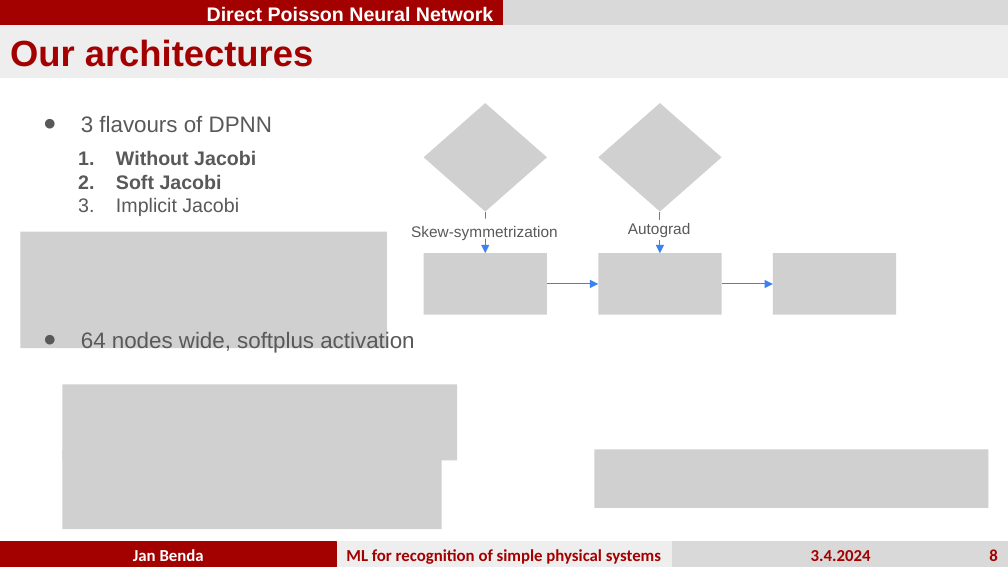
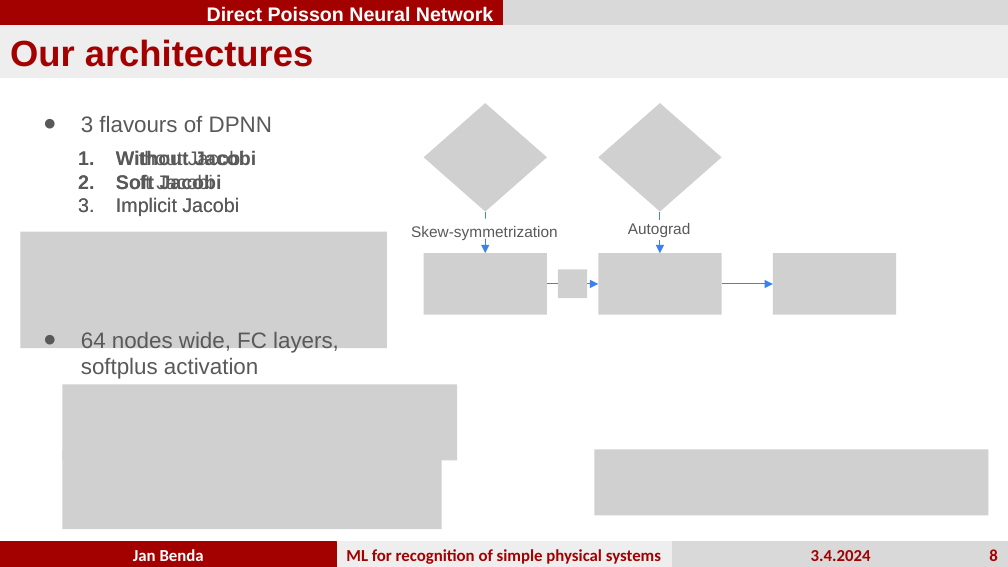
Before and after one commit to JanBenda123/direct-Poisson-neural-networks, a slide deck: slide 8 of Prezentace_na_obhajobu.pptx. Drawn at 1008x567 pixels with LibreOffice and Linux fonts; fonts in the diff are those of the drawing; grey boxes stand for pictures. Boxes give left, top, right and bottom in pixels: in the first picture for what was removed or moved away, otherwise in the second. Text is boxed around its words. In the diff, an @@ line names an element or a change of style, - is before the commit and + after.

```diff
--- a/Prezentace_na_obhajobu.pptx
+++ b/Prezentace_na_obhajobu.pptx
@@ text added at (x1=116, y1=150, x2=245, y2=216), 14 pt, text #595959 @@
+1. Without Jacobi
+2. Soft Jacobi
+3. Implicit Jacobi
@@ picture added at (x1=557, y1=269, x2=587, y2=298) @@
@@ text at (x1=81, y1=332, x2=339, y2=379): text changed @@
-● 64 nodes wide, softplus activation
+● 64 nodes wide, FC layers, softplus activation
@@ picture resized from (x1=595, y1=450, x2=989, y2=508) to (x1=595, y1=450, x2=989, y2=516) @@
```
Also in this commit, not shown: 9 other slides changed, 1 slide added.
